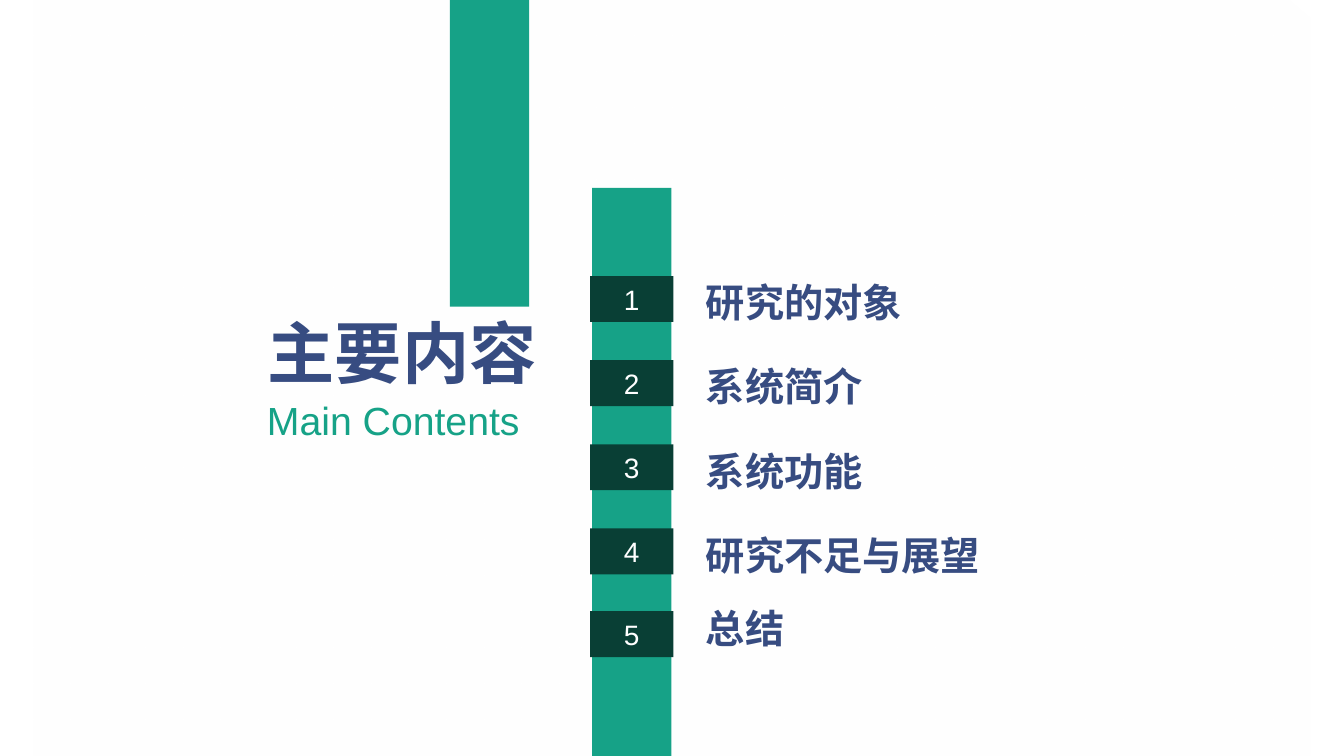
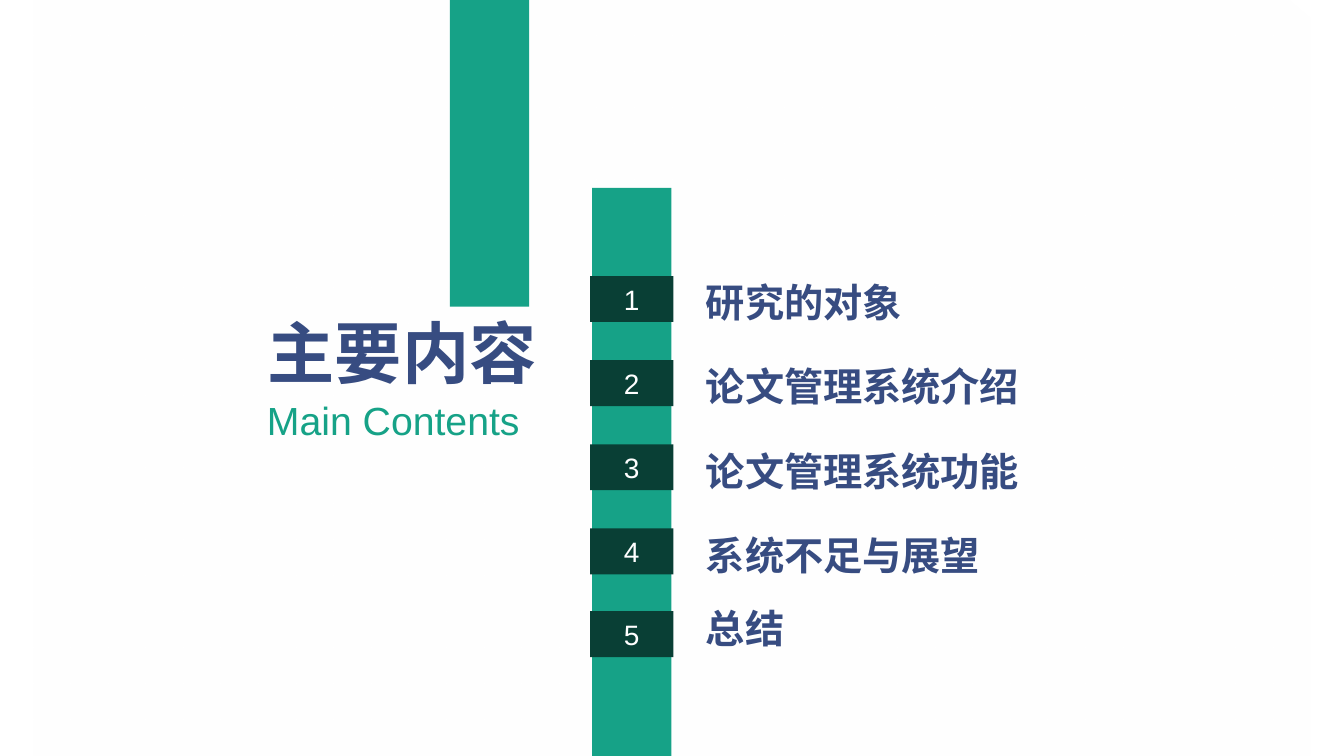
Before and after one commit to smallSand/files, a slide deck: slide 3 of doc/my/物理学论文网站的设计与实现.pptx. Drawn at 1344x756 pixels with LibreOffice and Linux fonts; fonts in the diff are those of the drawing; background and template pictures are left out. Boxes give left, top, right and bottom in pixels: in the first picture for what was removed or moved away, otherwise in the second. Text is boxed around its words. In the diff, an @@ line names an element or a change of style, - is before the commit and + after.

```diff
--- a/doc/my/物理学论文网站的设计与实现.pptx
+++ b/doc/my/物理学论文网站的设计与实现.pptx
@@ text at (706, 367, 1019, 405): text changed @@
-系统简介
+论文管理系统介绍
@@ text at (706, 452, 1019, 490): text changed @@
-系统功能
+论文管理系统功能
@@ text at (706, 536, 980, 574): text changed @@
-研究不足与展望
+系统不足与展望
```
Also in this commit, not shown: 6 other slides changed, 2 slides added.
